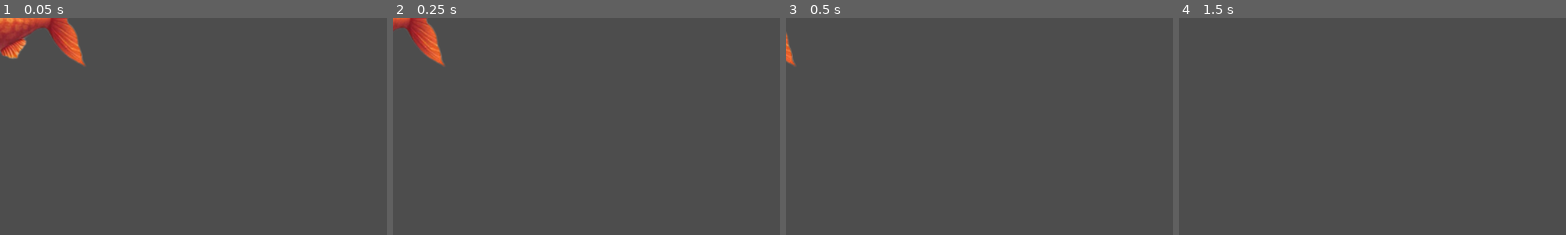
Above: before the commit, frames 1-4 (left to right).
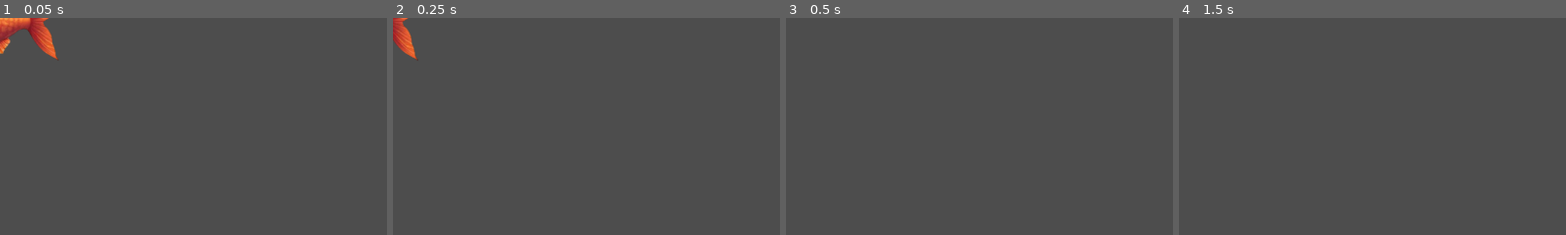
Above: after the commit, the same moments.

Repository: bagaretk/Game6PPL
Game: Godot game, scene res://enemy2.tscn
Two runs of this game, one before a commit and one after it. Both use one fixed random seed, a clock stepped at 60 frames per second and the inputs below. This scene is started directly instead of the project's main scene.
Inputs:
- Up to frame 1 (0.05 s): no input
- Up to frame 2 (0.25 s): no input
- Up to frame 3 (0.5 s): no input
- Up to frame 4 (1.5 s): hold Right (ui_right) 0.53-1.28 s; tap Space (shoot) at 0.6, 1.35 s; tap Enter at 1.25 s; hold Down (ui_down) from 1.28 s (still down)
The pictures show only the part of the screen within x 0-50%, y 0-50%; the shares and areas given below are measured in that part.

The runs differ from the first frame. In frame 1, 2.6% of the frame differs, in the area x 0-23%, y 0-23%; in frame 2, 1.7%; in frame 3, 0.2%; in frame 4, nothing differs.

Commit message:
Animation added 2 fish

Diff:
--- a/enemy2.tscn
+++ b/enemy2.tscn
@@ -1,16 +1,54 @@
-[gd_scene load_steps=4 format=3 uid="uid://cywbsfffr8kpg"]
+[gd_scene load_steps=10 format=3 uid="uid://cywbsfffr8kpg"]
 
 [ext_resource type="Script" path="res://Scripts/enemy2.gd" id="1_jalha"]
 [ext_resource type="Texture2D" uid="uid://b2gtewq47as5d" path="res://Resources/enemy2.png" id="2_jt5tf"]
+[ext_resource type="Texture2D" uid="uid://cd06afsyerpci" path="res://Resources/Fish/enemy2_1.png" id="2_oiuvg"]
+[ext_resource type="Texture2D" uid="uid://bgvfnbokdbh7d" path="res://Resources/Fish/enemy2_2.png" id="3_stu37"]
+[ext_resource type="Texture2D" uid="uid://d3ykrh8pidl0q" path="res://Resources/Fish/enemy2_3.png" id="4_jma2a"]
+[ext_resource type="Texture2D" uid="uid://cyk0m2li8cnb4" path="res://Resources/Fish/enemy2_4.png" id="5_sv3v1"]
+[ext_resource type="Texture2D" uid="uid://dc7nkb632w7fe" path="res://Resources/Fish/enemy2_5.png" id="6_1sjjc"]
 
-[sub_resource type="CircleShape2D" id="CircleShape2D_06l0s"]
+[sub_resource type="CapsuleShape2D" id="CapsuleShape2D_mb0wr"]
+radius = 46.0
+height = 226.0
+
+[sub_resource type="SpriteFrames" id="SpriteFrames_tp0uf"]
+animations = [{
+"frames": [{
+"duration": 1.0,
+"texture": ExtResource("2_oiuvg")
+}, {
+"duration": 1.0,
+"texture": ExtResource("3_stu37")
+}, {
+"duration": 1.0,
+"texture": ExtResource("4_jma2a")
+}, {
+"duration": 1.0,
+"texture": ExtResource("5_sv3v1")
+}, {
+"duration": 1.0,
+"texture": ExtResource("6_1sjjc")
+}],
+"loop": true,
+"name": &"default",
+"speed": 15.0
+}]
 
 [node name="Enemy2" type="CharacterBody2D" groups=["Fish"]]
 script = ExtResource("1_jalha")
 
 [node name="CollisionShape2D" type="CollisionShape2D" parent="."]
-shape = SubResource("CircleShape2D_06l0s")
+rotation = 1.5708
+shape = SubResource("CapsuleShape2D_mb0wr")
+
+[node name="AnimatedSprite2D" type="AnimatedSprite2D" parent="."]
+position = Vector2(-1, 7)
+scale = Vector2(0.525, 0.525)
+sprite_frames = SubResource("SpriteFrames_tp0uf")
+frame_progress = 0.385909
 
 [node name="Sprite2D" type="Sprite2D" parent="."]
+visible = false
 scale = Vector2(0.3, 0.3)
 texture = ExtResource("2_jt5tf")
--- a/enemy3.tscn
+++ b/enemy3.tscn
@@ -1,16 +1,54 @@
-[gd_scene load_steps=4 format=3 uid="uid://bcjvui7pgj3k6"]
+[gd_scene load_steps=10 format=3 uid="uid://bcjvui7pgj3k6"]
 
 [ext_resource type="Script" path="res://Scripts/enemy3.gd" id="1_n34r3"]
 [ext_resource type="Texture2D" uid="uid://ddweg6gbu8kx6" path="res://Resources/enemy3.png" id="2_tiunu"]
+[ext_resource type="Texture2D" uid="uid://2ljm3s0r55pv" path="res://Resources/Fish/enemy3_1.png" id="3_scll2"]
+[ext_resource type="Texture2D" uid="uid://d2ohdohcko5ap" path="res://Resources/Fish/enemy3_2.png" id="4_xnexq"]
+[ext_resource type="Texture2D" uid="uid://gnnmp1ieys6i" path="res://Resources/Fish/enemy3_3.png" id="5_efari"]
+[ext_resource type="Texture2D" uid="uid://p7jvcuqgikyo" path="res://Resources/Fish/enemy3_4.png" id="6_soh7x"]
+[ext_resource type="Texture2D" uid="uid://5op4yjt2k2a" path="res://Resources/Fish/enemy3_5.png" id="7_6ftjj"]
 
-[sub_resource type="CircleShape2D" id="CircleShape2D_ec2u3"]
+[sub_resource type="CapsuleShape2D" id="CapsuleShape2D_qolhf"]
+radius = 27.0
+height = 94.0
+
+[sub_resource type="SpriteFrames" id="SpriteFrames_i511l"]
+animations = [{
+"frames": [{
+"duration": 1.0,
+"texture": ExtResource("3_scll2")
+}, {
+"duration": 1.0,
+"texture": ExtResource("4_xnexq")
+}, {
+"duration": 1.0,
+"texture": ExtResource("5_efari")
+}, {
+"duration": 1.0,
+"texture": ExtResource("6_soh7x")
+}, {
+"duration": 1.0,
+"texture": ExtResource("7_6ftjj")
+}],
+"loop": true,
+"name": &"default",
+"speed": 16.0
+}]
 
 [node name="Enemy3" type="CharacterBody2D" groups=["Fish"]]
 script = ExtResource("1_n34r3")
 
 [node name="CollisionShape2D" type="CollisionShape2D" parent="."]
-shape = SubResource("CircleShape2D_ec2u3")
+rotation = 1.41372
+shape = SubResource("CapsuleShape2D_qolhf")
 
 [node name="Sprite2D" type="Sprite2D" parent="."]
+visible = false
 scale = Vector2(0.2, 0.2)
 texture = ExtResource("2_tiunu")
+
+[node name="AnimatedSprite2D" type="AnimatedSprite2D" parent="."]
+scale = Vector2(0.22, 0.22)
+sprite_frames = SubResource("SpriteFrames_i511l")
+autoplay = "default"
+frame_progress = 0.881889
Binary file added: Resources/Fish/enemy2_1.png
Not shown, added: Resources/Fish/enemy2_1.png.import
Binary file added: Resources/Fish/enemy2_2.png
Not shown, added: Resources/Fish/enemy2_2.png.import
Binary file added: Resources/Fish/enemy2_3.png
Not shown, added: Resources/Fish/enemy2_3.png.import
Binary file added: Resources/Fish/enemy2_4.png
Not shown, added: Resources/Fish/enemy2_4.png.import
Binary file added: Resources/Fish/enemy2_5.png
Not shown, added: Resources/Fish/enemy2_5.png.import
Binary file added: Resources/Fish/enemy3_1.png
Not shown, added: Resources/Fish/enemy3_1.png.import
(and 8 more such lines)
